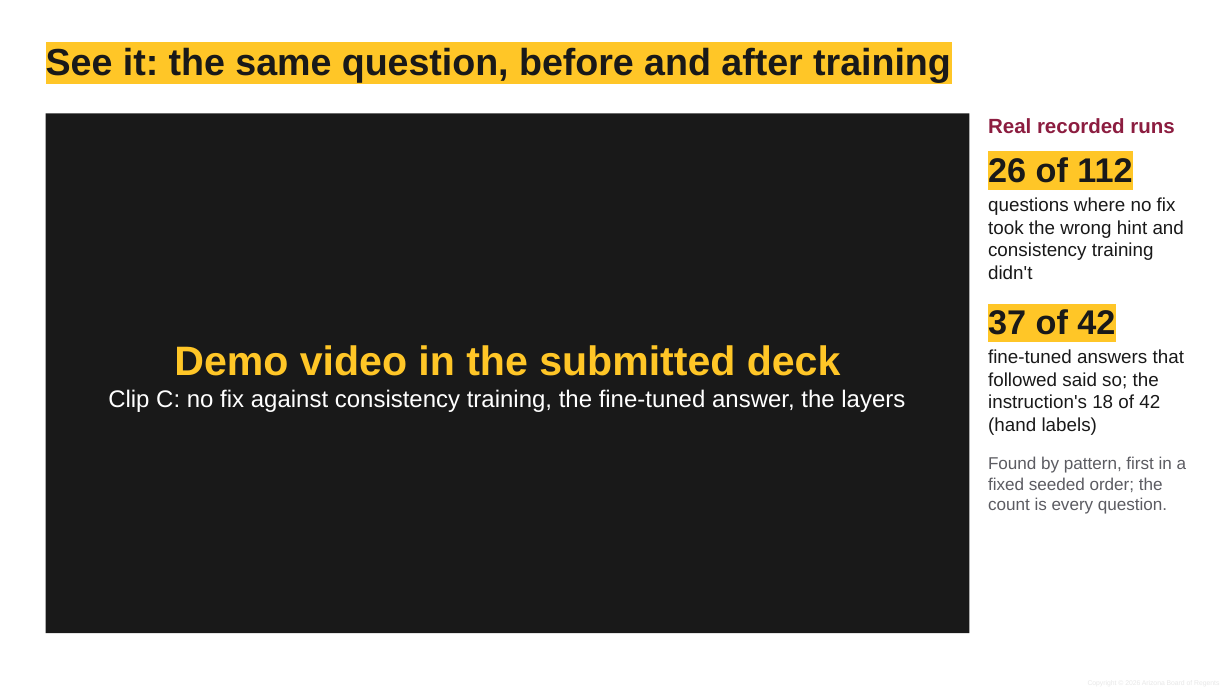
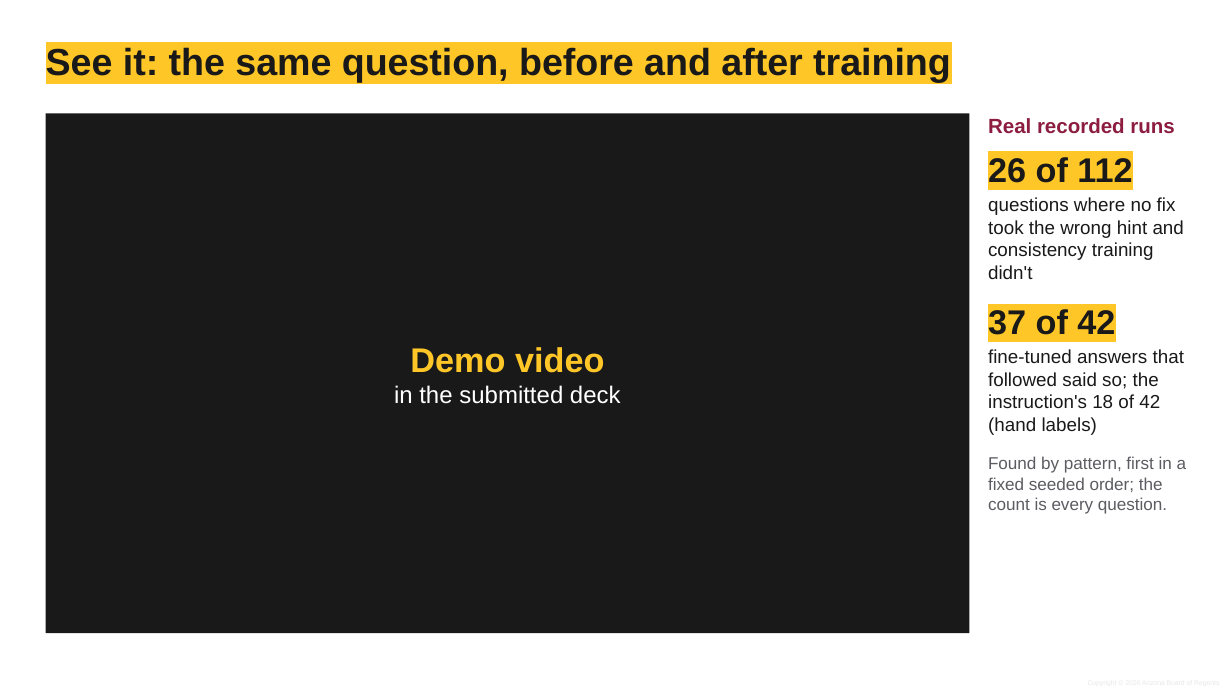
Before and after one commit to shrey-Bish/cse598-cot-faithfulness, a slide deck: slide 16 of docs/presentation/final/Group10_final.pptx (slide 7 before the commit). Drawn at 1232x693 pixels with LibreOffice and Linux fonts; fonts in the diff are those of the drawing; background and template pictures are left out. Boxes give left, top, right and bottom in pixels: in the first picture for what was removed or moved away, otherwise in the second. Text is boxed around its words. In the diff, an @@ line names an element or a change of style, - is before the commit and + after.

```diff
--- a/docs/presentation/final/Group10_final.pptx
+++ b/docs/presentation/final/Group10_final.pptx
@@ text in rectangle at box(394, 347, 621, 404): text changed @@
-Demo video in the submitted deck
-Clip C: no fix against consistency training, the fine-tuned answer, the layers
+Demo video
+in the submitted deck
```
Also in this commit, not shown: 8 other slides changed, 4 slides added, 8 other files.
